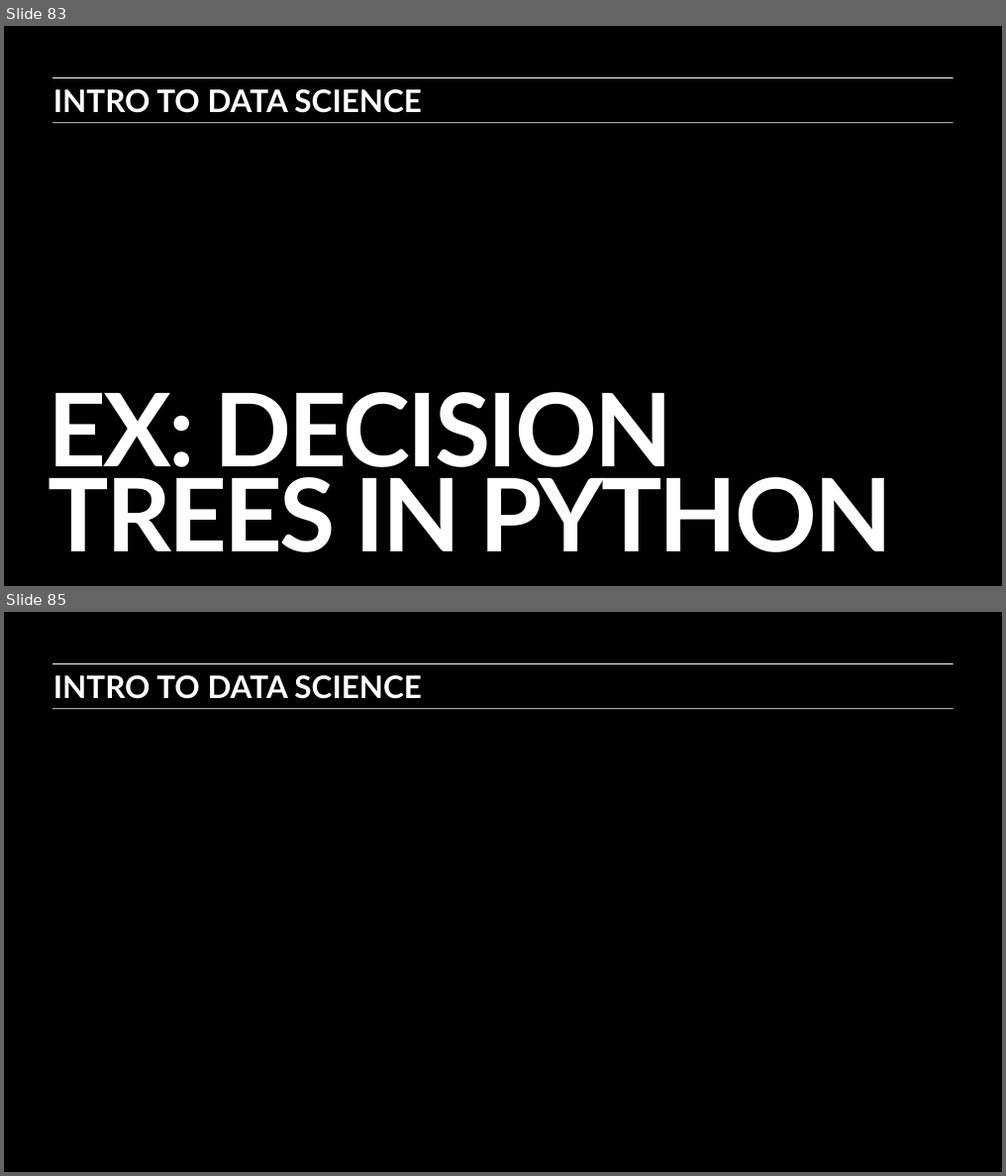
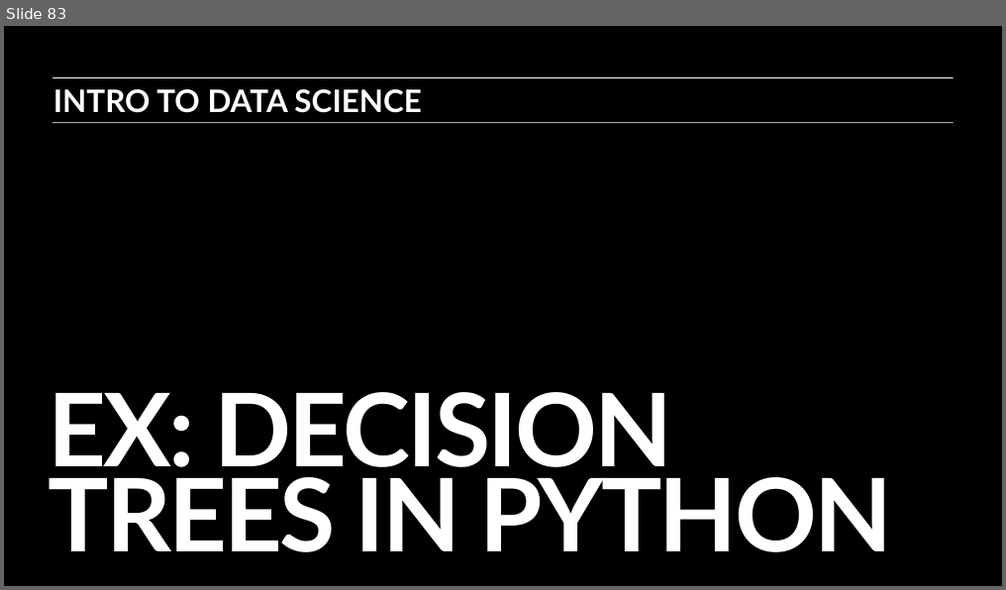
Before and after one commit to ajschumacher/gadsdc, a slide deck: 14-tree/slides.pptx. Shown one above the other, each under a label of ours: slides 83 and 85 before the commit, slide 83 after it; the slides between them are not shown. The pictures are 1006x1176 and 1006x590 pixels, drawn with LibreOffice and Linux fonts; fonts in the diff are those of the drawing. Boxes give left, top, right and bottom in pixels: in the first picture for what was removed or moved away, otherwise in the second. Text is boxed around its words. In the diff, an @@ line names an element or a change of style, - is before the commit and + after.

```diff
--- a/14-tree/slides.pptx
+++ b/14-tree/slides.pptx
@@ slide 85 removed at [4,612,1002,1172], background #000000; not listed: 2 template elements that a slide beside it also shows @@
@@ text removed at [54,675,422,699] @@
-INTRO TO DATA SCIENCE
```
Also in this commit, not shown: 1 slide changed, 1 slide added, 2 other slides removed, 1 other file.
